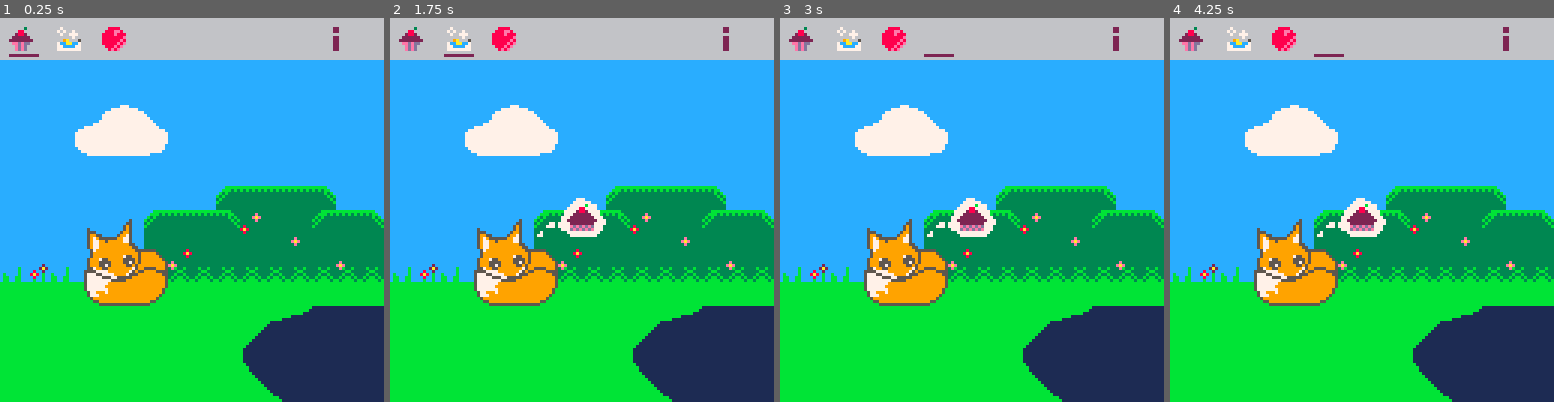
Above: before the commit, frames 1-4 (left to right).
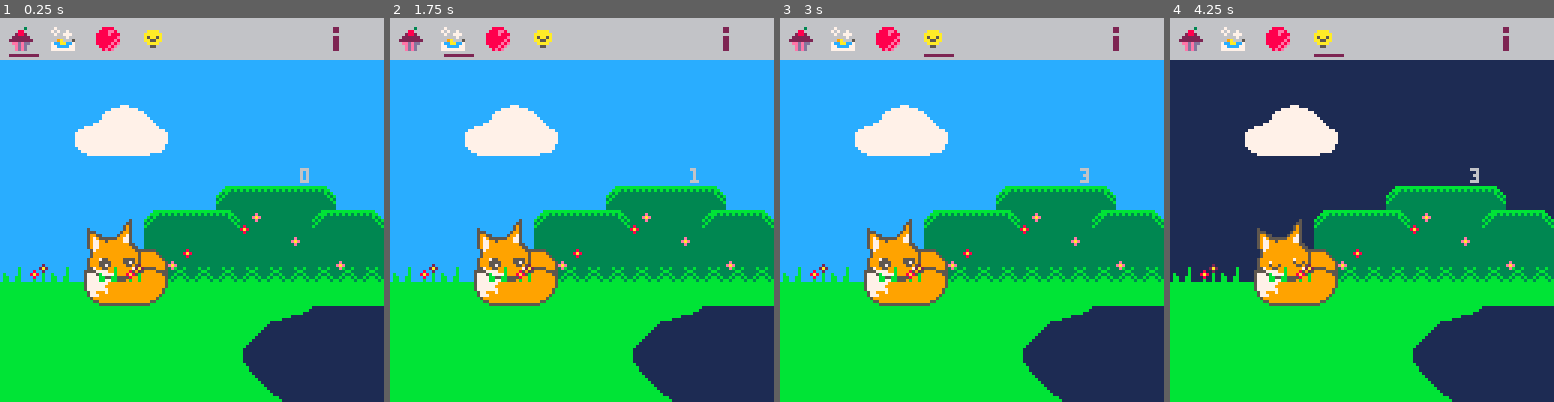
Above: after the commit, the same moments.

Repository: Cigh/pico8-playground
Game: PICO-8 cartridge carts/foxmagotchi.p8
Same seed, same stepped clock (60 frames per second), same inputs: the game is played once before the commit and once after it.
Inputs:
- Up to frame 1 (0.25 s): no input
- Up to frame 2 (1.75 s): tap O (Z key) at 0.7, 1.7 s; hold Right from 1.6 s (still down)
- Up to frame 3 (3 s): release Right at 2.1 s; tap O (Z key) at 2.1, 2.5, 2.9 s; hold Right from 2.47 s (still down)
- Up to frame 4 (4.25 s): release Right at 3.03 s; hold Left 3.08-3.58 s; tap O (Z key) at 3.3, 3.7, 4.1 s; hold Right from 4.02 s (still down)

The runs differ from the first frame. In frame 1, 0.9% of the frame differs, in the area x 13-81%, y 2-69%; in frame 2, 1.8%; in frame 3, 1.9%; in frame 4, 42%, in the area x 0-100%, y 2-69%.

Commit message:
Toggle between day and night

Diff:
--- a/carts/foxmagotchi.p8
+++ b/carts/foxmagotchi.p8
@@ -3,7 +3,7 @@
 __lua__
 
 function _init()
-  time = 'day'
+  time = true
   timer = 20
   hunger = 0
   breathe = true
@@ -34,8 +34,8 @@
       show_info = (not show_info)
     elseif activemenuitem == 0 then
       feed()
-    elseif activemenuitem == 1 then
-      hunger += 100
+    elseif activemenuitem == 3 then
+      togglesleep()
     end
   end
 
@@ -48,14 +48,16 @@
 
 function _draw()
 -- day or night?
-  if (time == 'day') then
+  if time then
     rectfill(0, 0, 128, 128, 12)
-  elseif (time == 'night') then
+    spr(044, 32, 80)
+    spr(045, 40, 80)
+  else
     rectfill(0, 0, 128, 128, 1)
-  end
-
-  -- clear the screen
-  rectfill(0, 0, 128, 128, 12)
+    spr(097, 32, 80)
+    spr(098, 40, 80)
+  end
+
   -- draw the map
   map(0, 0, 0, 0, 16, 16)
 
@@ -72,10 +74,12 @@
 
   -- draw the hud items
     spr(032, 3, 3) -- food
-    spr(048, 19, 3) -- bath
-    spr(049, 34, 3) -- ball
+    spr(048, 17, 3) -- bath
+    spr(049, 32, 3) -- ball
+    spr(034, 47, 3) -- sleep
     spr(033, 108, 3) -- info icon
 
+    print(activemenuitem, 100, 50, 6)
 
 
   -- draw our foxy
@@ -86,8 +90,6 @@
     spr(063, 56, 88)
 
     spr(043, 24, 80)
-    spr(044, 32, 80)
-    spr(045, 40, 80)
     spr(046, 48, 80)
     spr(047, 56, 80)
 
@@ -142,6 +144,10 @@
   if (hunger < 0) then
     hunger = 0
   end
+end
+
+function togglesleep ()
+  time = (not time)
 end
 __gfx__
 00000000666666666666666600000000000000000000000000000000666666666666666666666666666666660000000000000000000000000000000000000000
@@ -191,10 +197,10 @@
 0000059779999999999955000000000033333333333bb33333333333333333333333333300000000bbbbbb111111111100007777777777777777777777777000
 000000579999999999999555555500003333333333b33b3338333333333333333333338300000000bb1111111111111100777777777777777777777777777770
 00000059999999999999995999995000333333333b3bb3b38a83333333333333333338a800000000b11111111111111107777777777777777777777777777777
-0000005999999999975599599999950033333333b3bbbb3b38333333333333333333338300000000111111111111111107777777777777777777777777777777
-0000059997559999955559599999995033333333333bbbbbbbbbb333bbbbb55511111111bbbbbbb1111111111111111107777777777777777777777777777777
-000005999555599995575959999999953e33333333bbb3b3b3b3bb33bbbb555511111111bbbbbb11111111111111111107777777777777777777777777777777
-00000599955759999955959999999995eae333333b3b33333333b3b3bbb5555511111111bbbbb111111111111111111107777777777777777777777777777770
+0000005999999999999999599999950033333333b3bbbb3b38333333333333333333338300000000111111111111111107777777777777777777777777777777
+0000059999999999979999599999995033333333333bbbbbbbbbb333bbbbb55511111111bbbbbbb1111111111111111107777777777777777777777777777777
+000005999799999995995959999999953e33333333bbb3b3b3b3bb33bbbb555511111111bbbbbb11111111111111111107777777777777777777777777777777
+00000599959959999955959999999995eae333333b3b33333333b3b3bbb5555511111111bbbbb111111111111111111107777777777777777777777777777770
 000005579955999999997599555599953eb33b33b3b3333333333b3bbb55555511111111bbbb1111111111111111111100777777777777777777777777777770
 00005555777799999997595599995555333bb3333b333333333333b3b555555511111111bbb11111111111111111111100077777777777777777777777777700
 0000577755777799997555999999995533b33b33b33333333333333b5555555511111111bb111111111111111111111100000777777777777777777777000000
